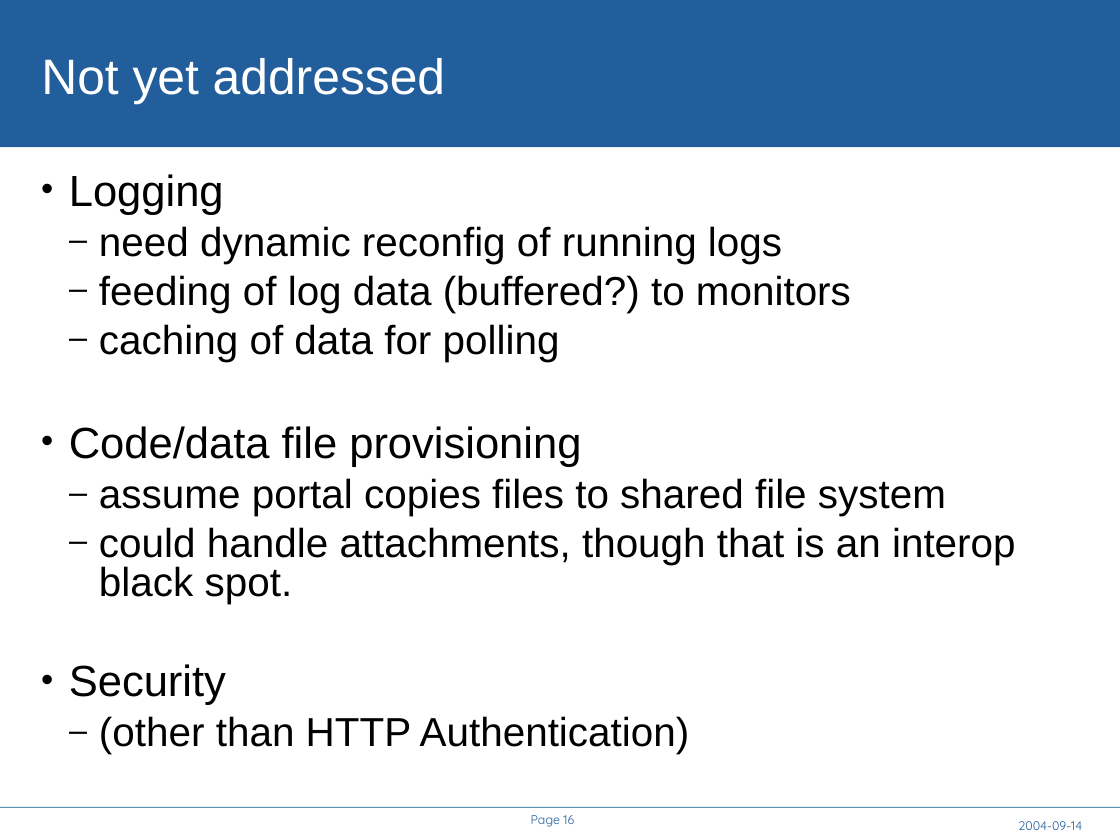
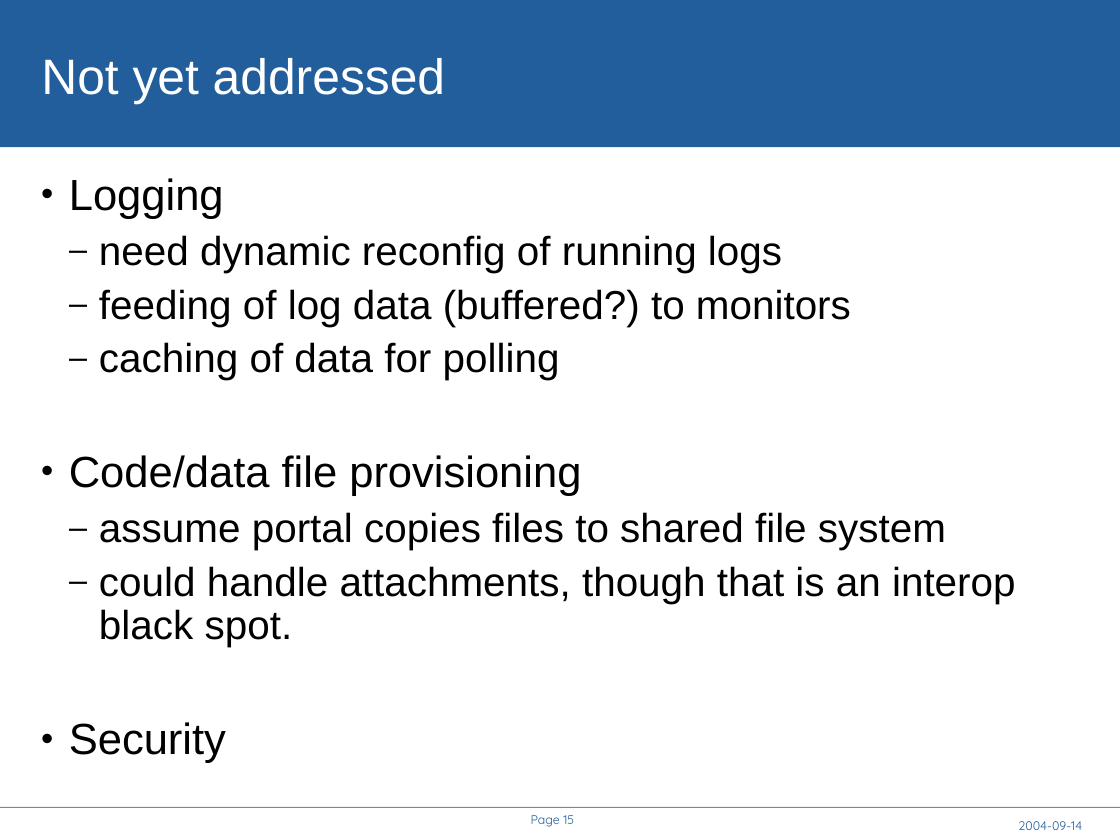
Before and after one commit to rhusar/smartfrog, a slide deck: slide 15 of core/components/cddlm/doc/A Service API for deployment.ppt (slide 16 before the commit). Drawn at 1120x840 pixels with LibreOffice and Linux fonts; fonts in the diff are those of the drawing; background and template pictures are left out. Boxes give left, top, right and bottom in pixels: in the first picture for what was removed or moved away, otherwise in the second. Text is boxed around its words. In the diff, an @@ line names an element or a change of style, - is before the commit and + after.

```diff
--- a/core/components/cddlm/doc/A Service API for deployment.ppt
+++ b/core/components/cddlm/doc/A Service API for deployment.ppt
@@ text "Logging" at (69,178,1016,763): line spacing 0.8 to 0.9 @@
@@ text at (99,716,690,754): paragraph removed @@
-  – (other than HTTP Authentication)
@@ page number at (531,815,574,827): text changed @@
-Page 16
+Page 15
```
Also in this commit, not shown: 7 other slides changed, 2 slides added, 1 slide removed, 2 other files.
